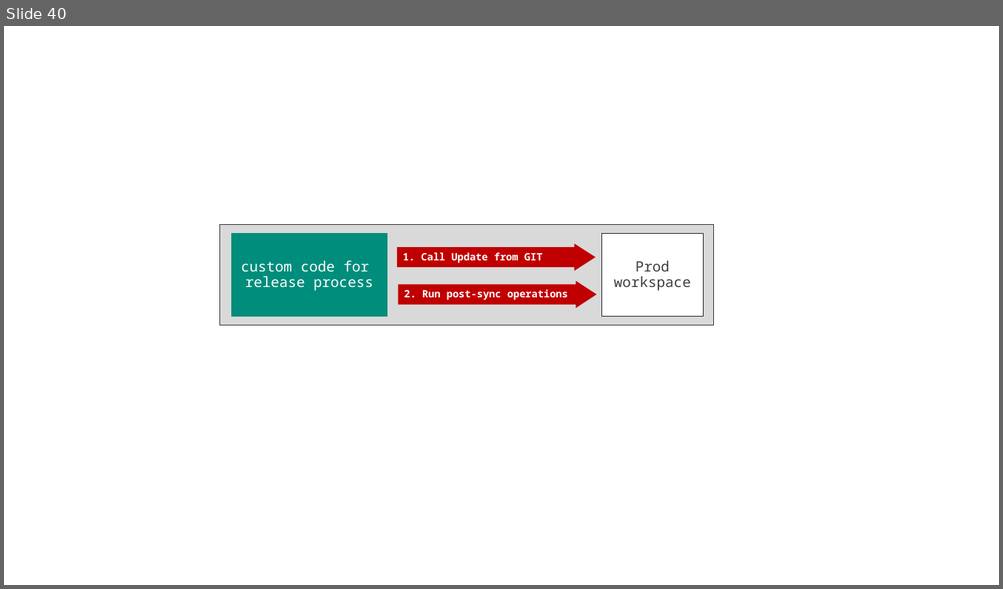
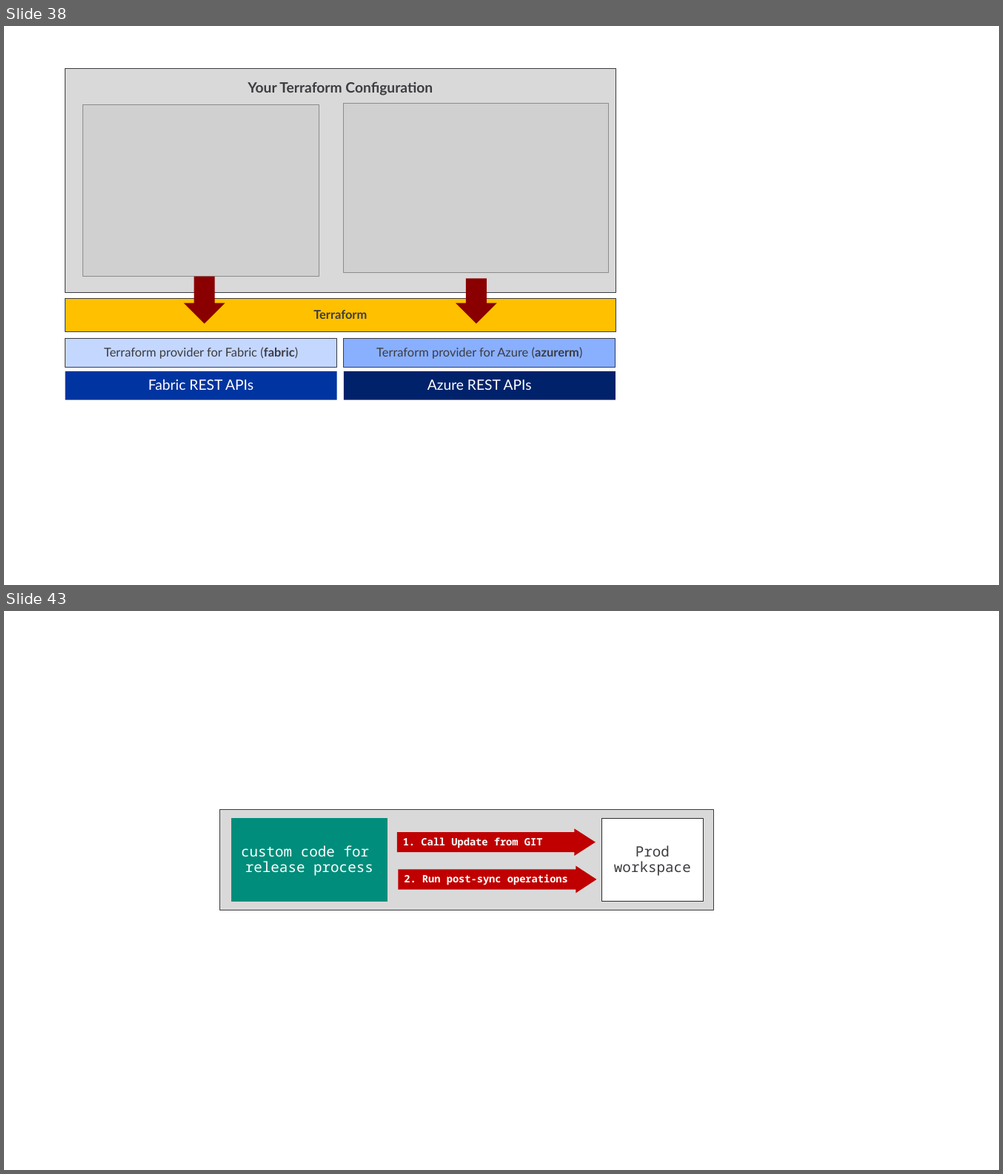
Before and after one commit to FabricDevCamp/fabric-cicd-whitepaper, a slide deck: pptx/Part 1 - Overview of Fabric CICD.pptx. Shown one above the other, each under a label of ours: slide 40 before the commit, slides 38 and 43 after it; the slides between them are not shown. The pictures are 1003x589 and 1003x1174 pixels, drawn with LibreOffice and Linux fonts; fonts in the diff are those of the drawing; grey boxes stand for pictures. Boxes give left, top, right and bottom in pixels: in the first picture for what was removed or moved away, otherwise in the second. Text is boxed around its words. In the diff, an @@ line names an element or a change of style, - is before the commit and + after.

```diff
--- a/pptx/Part 1 - Overview of Fabric CICD.pptx
+++ b/pptx/Part 1 - Overview of Fabric CICD.pptx
@@ slide 38 added at (x1=4, y1=26, x2=999, y2=585), background #FFFFFF @@
@@ rectangle added at (x1=65, y1=69, x2=615, y2=293), fill #D9D9D9, outline #3C3C41 0.75 pt, 14 pt, text #3C3C41, bold @@
+Your Terraform Configuration
@@ picture added at (x1=83, y1=105, x2=319, y2=277) @@
@@ picture added at (x1=344, y1=104, x2=608, y2=272) @@
@@ down arrow added at (x1=184, y1=277, x2=225, y2=324), fill #8A0000 @@
@@ down arrow added at (x1=455, y1=279, x2=497, y2=324), fill #8A0000 @@
@@ rectangle added at (x1=65, y1=299, x2=615, y2=332), fill #FFC000, outline #3C3C41 0.75 pt, 12 pt, text #3C3C41, bold @@
+Terraform
@@ rectangle added at (x1=65, y1=339, x2=337, y2=368), fill #C4D7FF, outline #3C3C41 0.75 pt, 12 pt, text #3C3C41 @@
+Terraform provider for Fabric (fabric)
@@ rectangle added at (x1=344, y1=339, x2=614, y2=368), fill #89AFFF, outline #3C3C41 0.75 pt, 12 pt, text #3C3C41 @@
+Terraform provider for Azure (azurerm)
@@ rectangle added at (x1=65, y1=371, x2=337, y2=400), fill #0034A0, 14 pt, text #FFFFFF @@
+Fabric REST APIs
@@ rectangle added at (x1=344, y1=371, x2=614, y2=400), fill #00226B, 14 pt, text #FFFFFF @@
+Azure REST APIs
@@ what was slide 40 is now slide 43 @@
```
Also in this commit, not shown: 10 slides changed, 30 other slides added, 7 slides removed, 5 other files.
